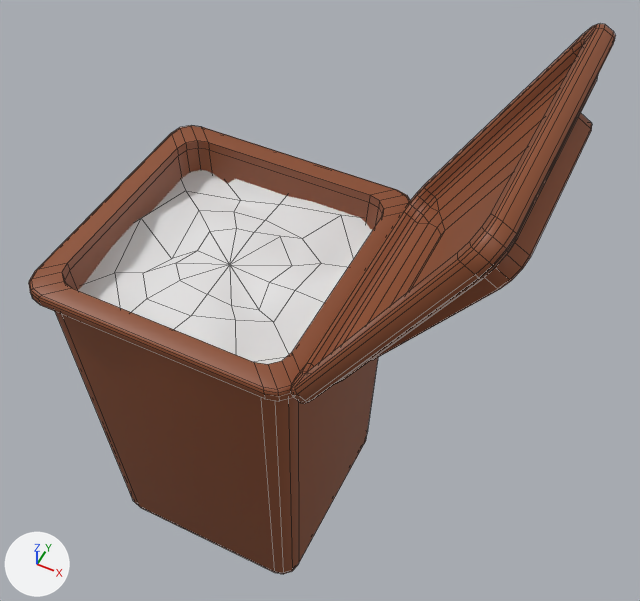
Before and after pictures for a commit that changed the FBX model Assets/Meshes/Bin_Opened.fbx.
The view is the same before and after, from a 50 mm lens placed at (1.008, -1.454, 2.907), pointed at (0.243, 0.077, 0.993). Lighting does not change. The marker at lower left points along +X, +Y and +Z. Mesh edges are drawn as thin lines. Where no turn or scale is listed for an object, it has been applied to the vertices.

Names of what the first picture shows: 'Bin_Opened', 'Compost'.
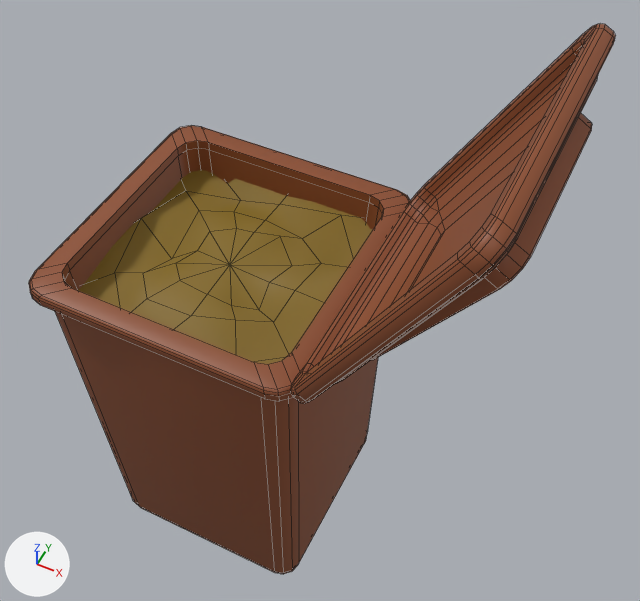
The change, as a list of edits to the scene's bpy script:
```text
Change mat_compost:
    mat_compost.base_color: (0.8, 0.8, 0.8) -> (0.24, 0.148, 0.0142)  # white #e7e7e7 -> yellow #866b20
```

Where the change shows, as pixel boxes [x1, y1, x2, y2] in the pictures (640 x 601 px):
'Compost', recoloured: [78, 170, 373, 364] in both
